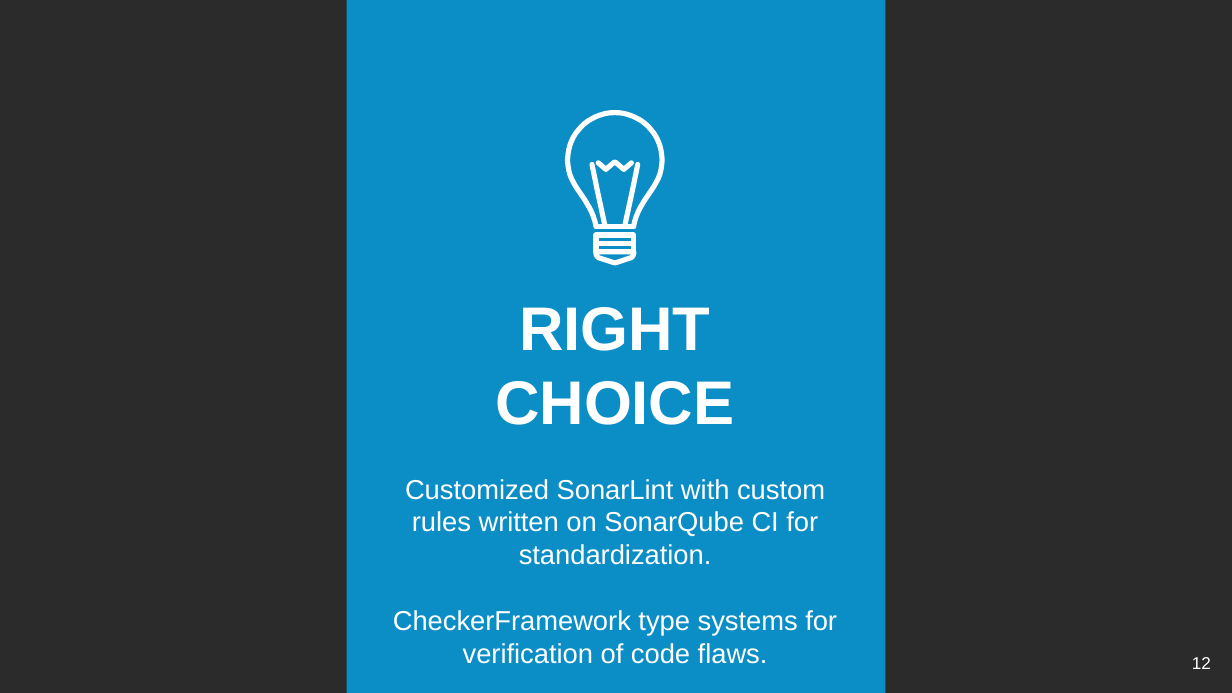
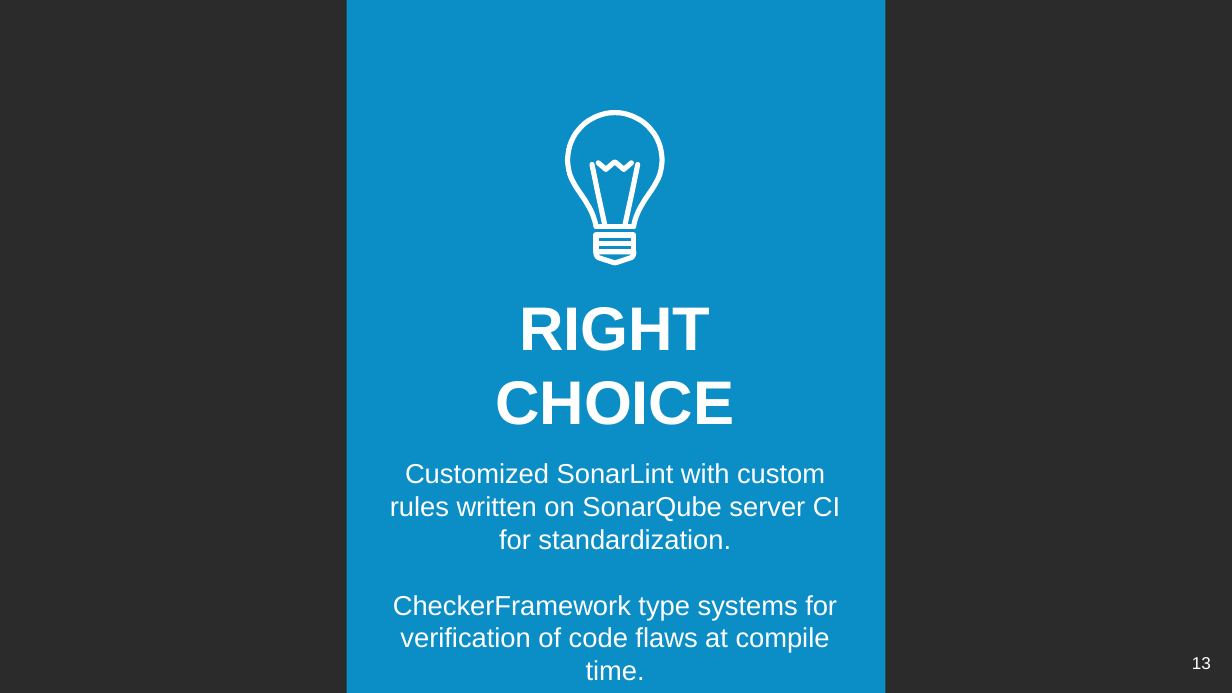
Before and after one commit to ashishrana160796/StaticCodeAnalysisPresentationAndDemo, a slide deck: slide 13 of StaticToolsComparativeAnalysis.pptx (slide 12 before the commit). Drawn at 1232x693 pixels with LibreOffice and Linux fonts; fonts in the diff are those of the drawing; background and template pictures are left out; a plain dark background stands for a picture behind light text. Boxes give left, top, right and bottom in pixels: in the first picture for what was removed or moved away, otherwise in the second. Text is boxed around its words. In the diff, an @@ line names an element or a change of style, - is before the commit and + after.

```diff
--- a/StaticToolsComparativeAnalysis.pptx
+++ b/StaticToolsComparativeAnalysis.pptx
@@ subtitle at (390, 463, 840, 653): text changed @@
-Customized SonarLint with custom rules written on SonarQube CI for standardization.
-CheckerFramework type systems for verification of code flaws.
+Customized SonarLint with custom rules written on SonarQube server CI for standardization.
+CheckerFramework type systems for verification of code flaws at compile time.
@@ page number at (1192, 657, 1211, 669): text changed @@
-12
+13
```
Also in this commit, not shown: 2 other slides changed, 1 slide added, 3 other files.
